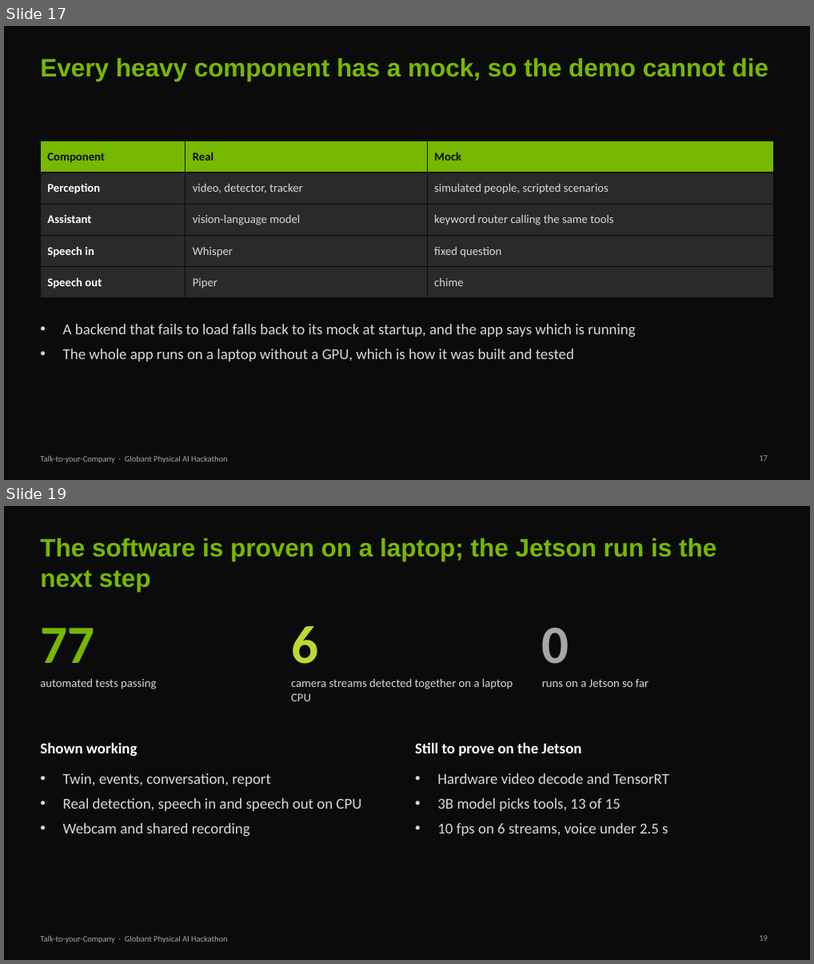
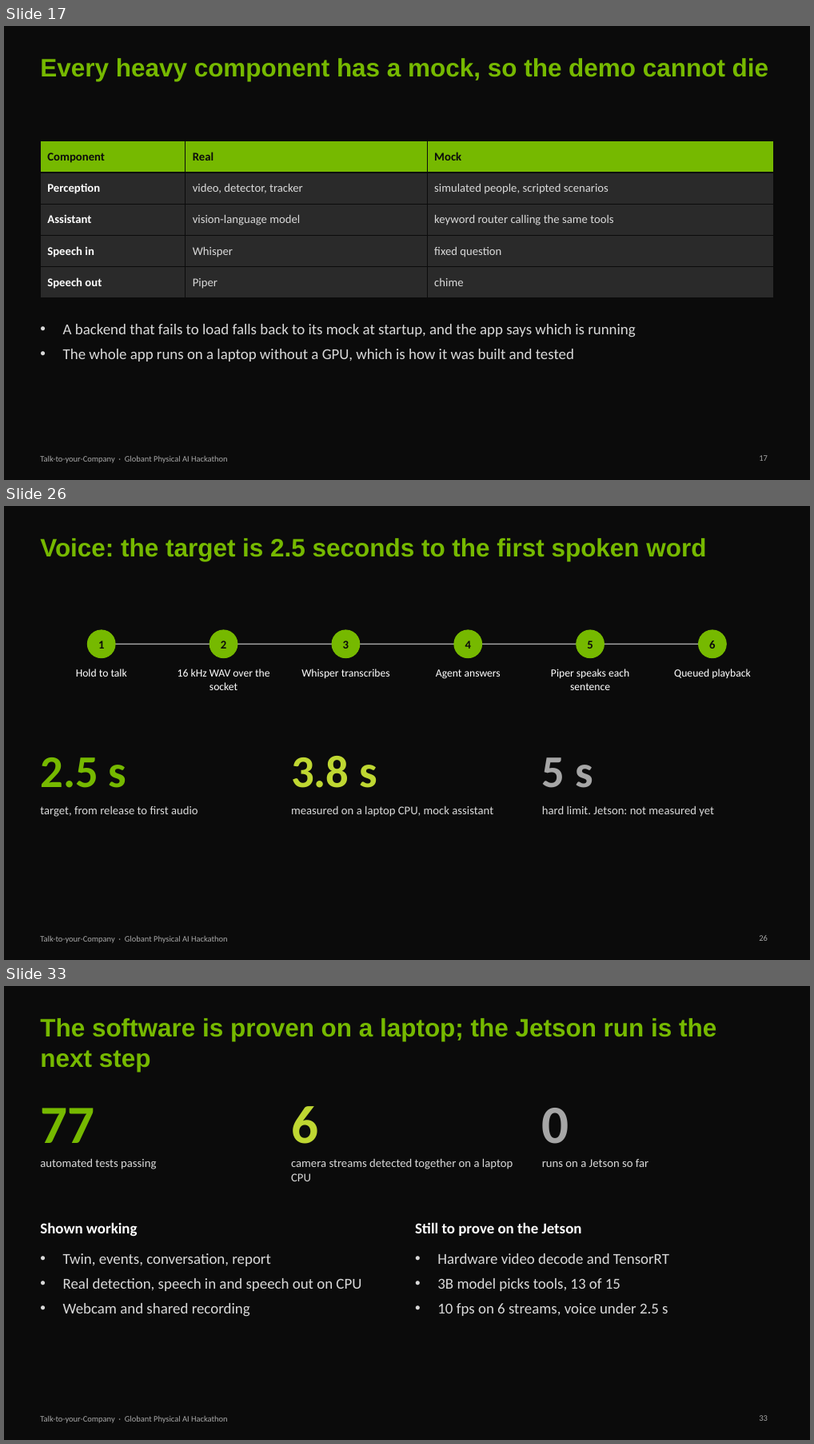
Before and after one commit to Yash-Kavaiya/talk-to-your-company, a slide deck: presentation/talk-to-your-company.pptx. Shown one above the other, each under a label of ours: slides 17 and 19 before the commit, slides 17, 26 and 33 after it; the slides between them are not shown. The pictures are 814x964 and 814x1444 pixels, drawn with LibreOffice and Linux fonts; fonts in the diff are those of the drawing. Boxes give left, top, right and bottom in pixels: in the first picture for what was removed or moved away, otherwise in the second. Text is boxed around its words. In the diff, an @@ line names an element or a change of style, - is before the commit and + after.

```diff
--- a/presentation/talk-to-your-company.pptx
+++ b/presentation/talk-to-your-company.pptx
@@ slide 26 added at [4, 506, 810, 960], background #0B0B0B; not listed: 1 template element that a slide beside it also shows @@
@@ title added at [40, 538, 706, 561], 30 pt, text #76B900, bold @@
+Voice: the target is 2.5 seconds to the first spoken word
@@ ellipse added at [87, 630, 115, 658], fill #76B900, outline #76B900 1 pt @@
@@ text added at [98, 640, 104, 648], 14 pt, text #0B0B0B, bold @@
+1
@@ line added from (102, 644) to (713, 644), #A6A6A6 1.25 pt @@
@@ ellipse added at [210, 630, 238, 658], fill #76B900, outline #76B900 1 pt @@
@@ text added at [221, 640, 226, 648], 14 pt, text #0B0B0B, bold @@
+2
@@ ellipse added at [332, 630, 360, 658], fill #76B900, outline #76B900 1 pt @@
@@ text added at [343, 640, 349, 648], 14 pt, text #0B0B0B, bold @@
+3
@@ ellipse added at [454, 630, 482, 658], fill #76B900, outline #76B900 1 pt @@
@@ text added at [466, 640, 471, 648], 14 pt, text #0B0B0B, bold @@
+4
@@ ellipse added at [577, 630, 605, 658], fill #76B900, outline #76B900 1 pt @@
@@ text added at [587, 640, 593, 648], 14 pt, text #0B0B0B, bold @@
+5
@@ ellipse added at [699, 630, 727, 658], fill #76B900, outline #76B900 1 pt @@
@@ text added at [710, 640, 715, 648], 14 pt, text #0B0B0B, bold @@
+6
@@ text added at [76, 668, 127, 676], 13 pt, text #FFFFFF @@
+Hold to talk
@@ text added at [178, 668, 270, 690], 13 pt, text #FFFFFF @@
+16 kHz WAV over the socket
@@ text added at [302, 668, 390, 679], 13 pt, text #FFFFFF @@
+Whisper transcribes
@@ text added at [436, 669, 501, 679], 13 pt, text #FFFFFF @@
+Agent answers
@@ text added at [551, 668, 630, 690], 13 pt, text #FFFFFF @@
+Piper speaks each sentence
@@ text added at [674, 668, 750, 678], 13 pt, text #FFFFFF @@
+Queued playback
@@ text added at [40, 757, 127, 788], 54 pt, text #76B900, bold @@
+2.5 s
@@ text added at [291, 756, 378, 788], 54 pt, text #BFD732, bold @@
+3.8 s
@@ text added at [542, 757, 594, 788], 54 pt, text #A6A6A6, bold @@
+5 s
@@ text added at [40, 806, 198, 816], 14 pt, text #D9D9D9 @@
+target, from release to first audio
@@ text added at [291, 805, 494, 816], 14 pt, text #D9D9D9 @@
+measured on a laptop CPU, mock assistant
@@ text added at [542, 805, 714, 816], 14 pt, text #D9D9D9 @@
+hard limit. Jetson: not measured yet
@@ page number added at [759, 935, 768, 940], 10 pt, text #A6A6A6 @@
+26
@@ what was slide 19 is now slide 33 @@
```
Also in this commit, not shown: 1 slide changed, 13 other slides added, 7 other files.
